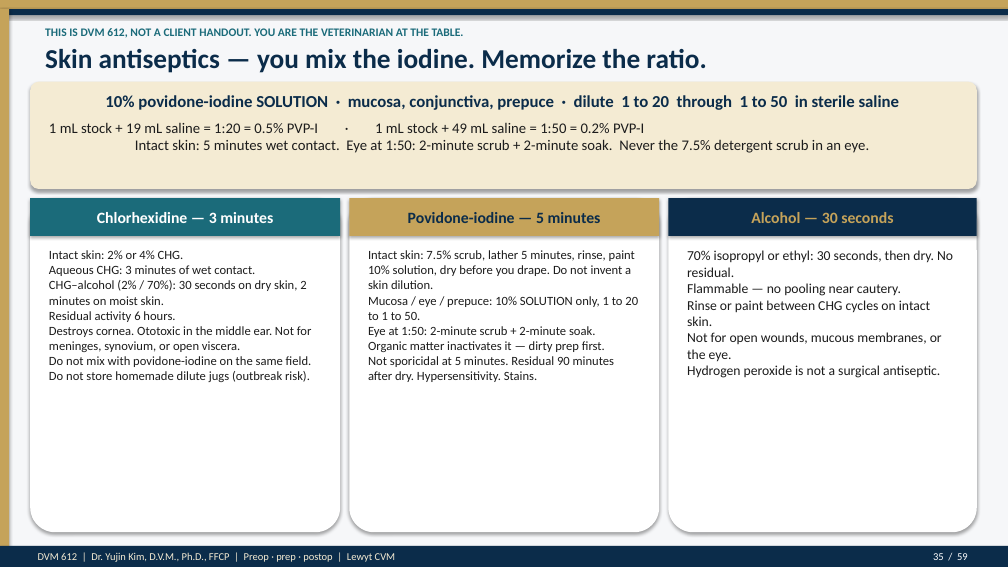
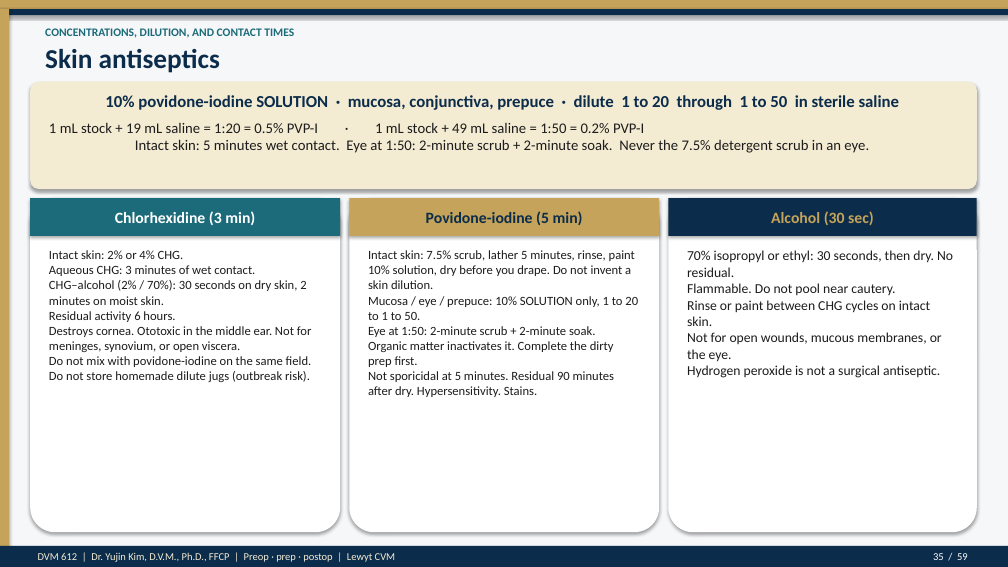
Before and after one commit to drkimvet/happycare, a slide deck: slide 35 of lectures/DVM-612_Week4_Preop_PatientPrep_Postop.pptx. Drawn at 1008x567 pixels with LibreOffice and Linux fonts; fonts in the diff are those of the drawing. Boxes give left, top, right and bottom in pixels: in the first picture for what was removed or moved away, otherwise in the second. Text is boxed around its words. In the diff, an @@ line names an element or a change of style, - is before the commit and + after.

```diff
--- a/lectures/DVM-612_Week4_Preop_PatientPrep_Postop.pptx
+++ b/lectures/DVM-612_Week4_Preop_PatientPrep_Postop.pptx
@@ text at (45, 28, 294, 38): text changed @@
-THIS IS DVM 612, NOT A CLIENT HANDOUT. YOU ARE THE VETERINARIAN AT THE TABLE.
+CONCENTRATIONS, DILUTION, AND CONTACT TIMES
@@ text at (45, 49, 220, 73): text changed @@
-Skin antiseptics — you mix the iodine. Memorize the ratio.
+Skin antiseptics
@@ text at (115, 211, 255, 225): text changed @@
-Chlorhexidine — 3 minutes
+Chlorhexidine (3 min)
@@ text at (426, 211, 583, 225): text changed @@
-Povidone-iodine — 5 minutes
+Povidone-iodine (5 min)
@@ text at (771, 211, 874, 225): text changed @@
-Alcohol — 30 seconds
+Alcohol (30 sec)
@@ text at (368, 250, 638, 397): text changed @@
-Intact skin: 7.5% scrub, lather 5 minutes, rinse, paint 10% solution, dry before you drape. Do not invent a skin dilution.
-Mucosa / eye / prepuce: 10% SOLUTION only, 1 to 20 to 1 to 50.
-Eye at 1:50: 2-minute scrub + 2-minute soak.
-Organic matter inactivates it — dirty prep first.
-Not sporicidal at 5 minutes. Residual 90 minutes after dry. Hypersensitivity. Stains.
+Intact skin: 7.5% scrub, lather 5 minutes, rinse, paint 10% solution, dry before you drape. Do not invent a skin dilution.
+Mucosa / eye / prepuce: 10% SOLUTION only, 1 to 20 to 1 to 50.
+Eye at 1:50: 2-minute scrub + 2-minute soak.
+Organic matter inactivates it. Complete the dirty prep first.
+Not sporicidal at 5 minutes. Residual 90 minutes after dry. Hypersensitivity. Stains.
@@ text at (687, 250, 953, 378): text changed @@
-70% isopropyl or ethyl: 30 seconds, then dry. No residual.
-Flammable — no pooling near cautery.
-Rinse or paint between CHG cycles on intact skin.
-Not for open wounds, mucous membranes, or the eye.
-Hydrogen peroxide is not a surgical antiseptic.
+70% isopropyl or ethyl: 30 seconds, then dry. No residual.
+Flammable. Do not pool near cautery.
+Rinse or paint between CHG cycles on intact skin.
+Not for open wounds, mucous membranes, or the eye.
+Hydrogen peroxide is not a surgical antiseptic.
```
Also in this commit, not shown: 54 other slides changed, 8 other files.
